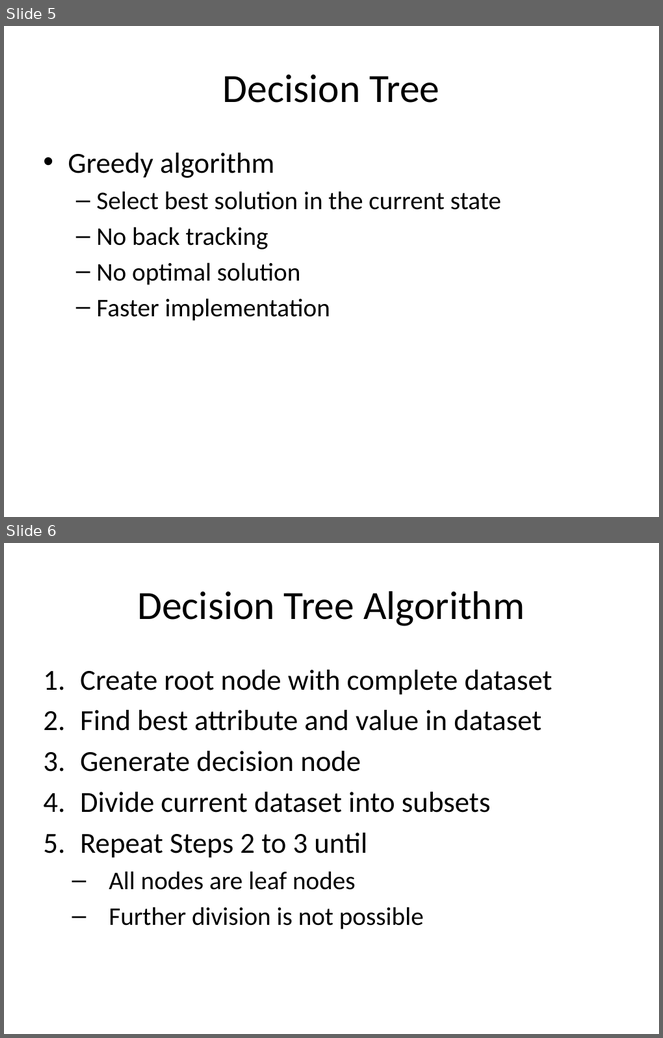
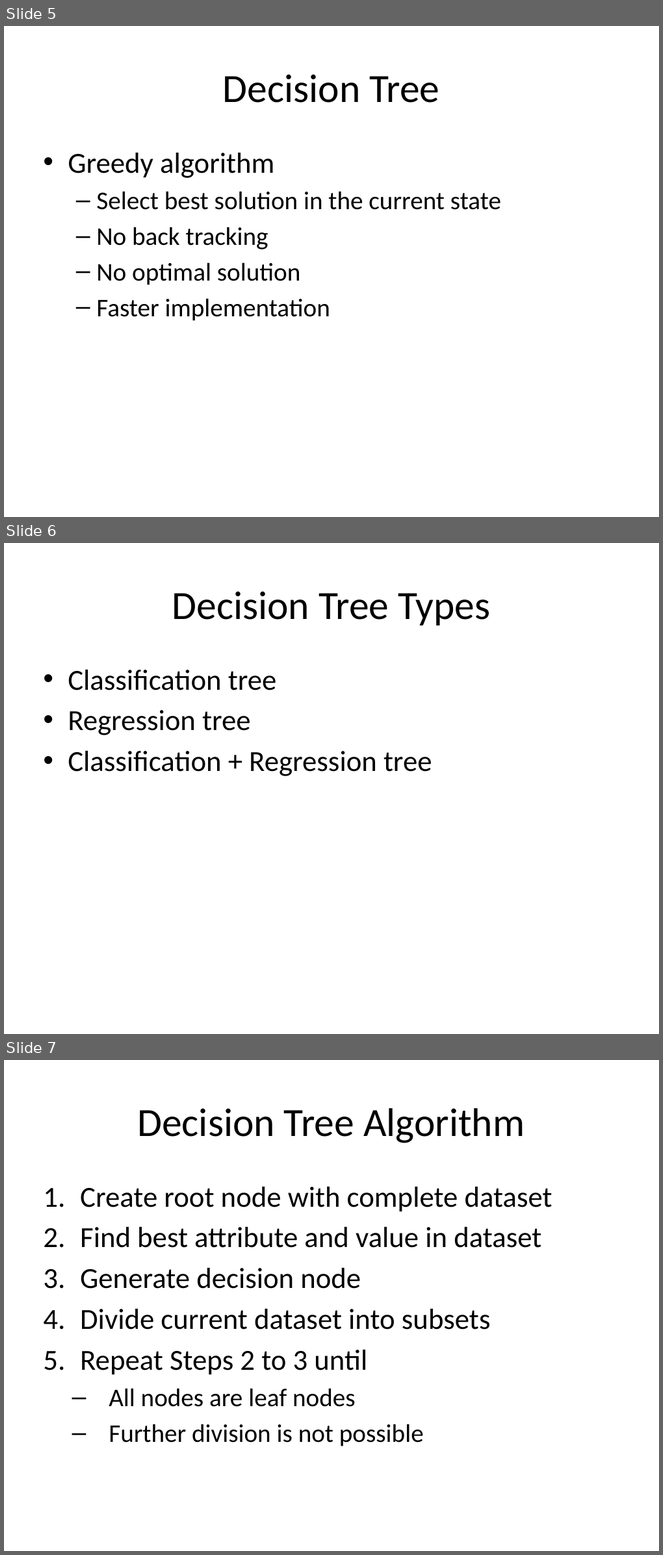
Before and after one commit to look4pritam/ArtificialIntelligence, a slide deck: MachineLearning/DecisionTree/DecisionTree.pptx. Shown one above the other, each under a label of ours: slides 5 and 6 before the commit, slides 5, 6 and 7 after it. The pictures are 663x1038 and 663x1555 pixels, drawn with LibreOffice and Linux fonts; fonts in the diff are those of the drawing. Boxes give left, top, right and bottom in pixels: in the first picture for what was removed or moved away, otherwise in the second. Text is boxed around its words. In the diff, an @@ line names an element or a change of style, - is before the commit and + after.

```diff
--- a/MachineLearning/DecisionTree/DecisionTree.pptx
+++ b/MachineLearning/DecisionTree/DecisionTree.pptx
@@ slide 6 added at [4,543,659,1034], background #FFFFFF @@
@@ title added at [172,591,490,626], 44 pt, text #000000 @@
+Decision Tree Types
@@ text added at [68,670,432,776], 32 pt, text #000000 @@
+• Classification tree
+• Regression tree
+• Classification + Regression tree
@@ what was slide 6 is now slide 7 @@
```
